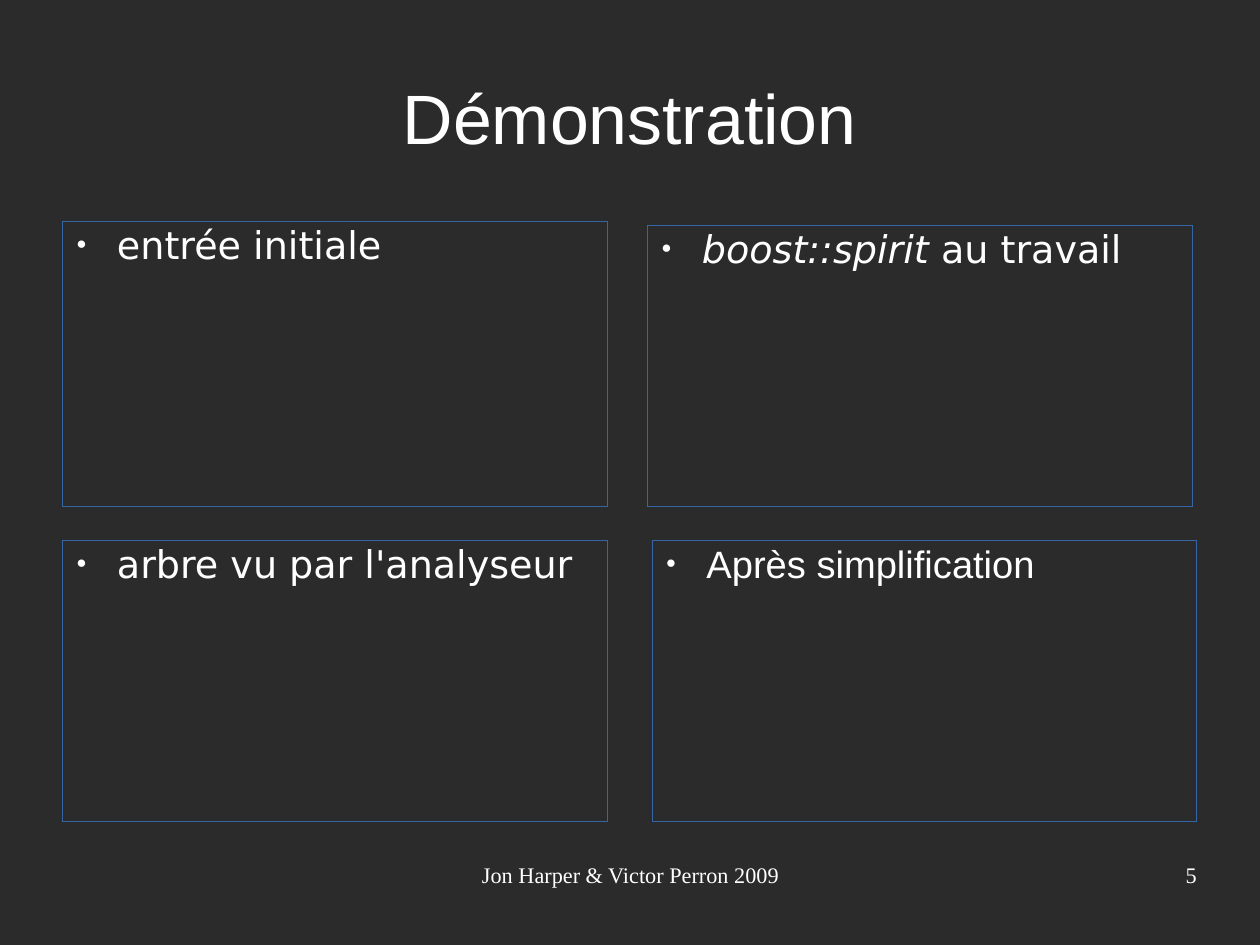
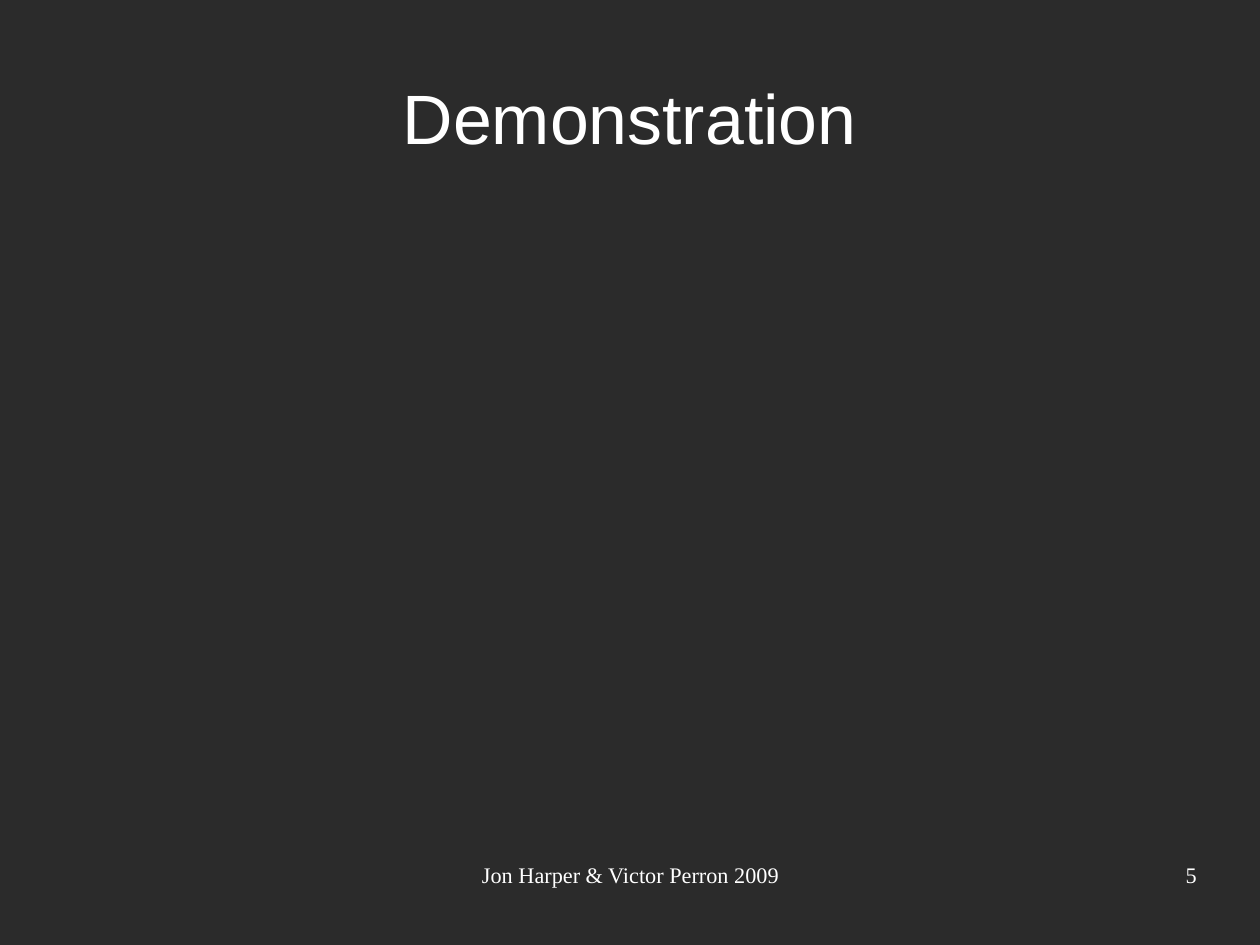
Before and after one commit to vperron/PJL380, a slide deck: slide 5 of projet_libre.odp. Drawn at 1260x945 pixels with LibreOffice and Linux fonts; fonts in the diff are those of the drawing; background and template pictures are left out; a plain dark background stands for a picture behind light text. Boxes give left, top, right and bottom in pixels: in the first picture for what was removed or moved away, otherwise in the second. Text is boxed around its words. In the diff, an @@ line names an element or a change of style, - is before the commit and + after.

```diff
--- a/projet_libre.odp
+++ b/projet_libre.odp
@@ title at box(403, 93, 857, 145): text changed @@
-Démonstration
+Demonstration
@@ text removed at box(63, 221, 607, 517) @@
-● entrée initiale
@@ text removed at box(648, 225, 1193, 518) @@
-● boost::spirit au travail
@@ text removed at box(63, 540, 607, 832) @@
-● arbre vu par l'analyseur
@@ text removed at box(653, 540, 1197, 832) @@
-● Après simplification
```
Also in this commit, not shown: 4 other slides changed.
